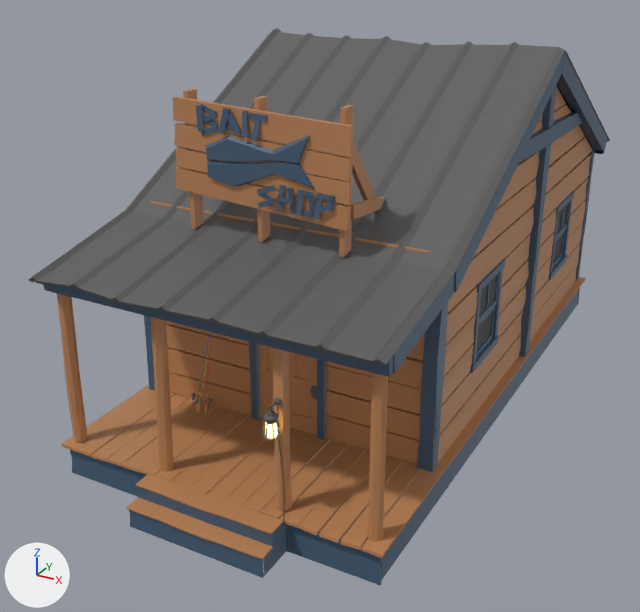
The FBX model Assets/LakeToken/3D Models/Environment Assets/Buildings & Structures/shop_baitshop-1.fbx, before and after one commit.
Rendered twice from a 50 mm lens placed at (9.54, -17.07, 8.63), pointed at (1.45, -2.37, 1.28). Lighting does not change. The marker at lower left points along +X, +Y and +Z. Where no turn or scale is listed for an object, it has been applied to the vertices.

Script lines for the objects in view, before the commit:
```python
ob_foundation = bpy.data.objects.new('foundation', me_cube_021)
ob_foundation.location = (-0.08, 0.0, 0.0)
ob_roof = bpy.data.objects.new('roof', me_cube_003)
ob_roof.location = (4.3, 0.0, 0.0)
ob_sign = bpy.data.objects.new('sign', me_cube_025)
ob_sign.location = (1.74, 0.88, 1.71)
ob_steps = bpy.data.objects.new('steps', me_cube_024)
ob_steps.location = (-0.08, 0.0, 0.0)
ob_trim = bpy.data.objects.new('trim', me_cube_036)
ob_trim.location = (-5.07, 2.52, 1.96)
ob_window_2 = bpy.data.objects.new('window_2', me_cube_040)
ob_window_2.location = (5.04, 2.5, 2.08)
ob_window_2.rotation_euler = (0.0, -3.142, 0.0)  # degrees (0, -180, 0)
ob_window_2.scale = (-5.0, -5.0, -3.0)
ob_window_3 = bpy.data.objects.new('window_3', me_cube_031)
ob_window_3.location = (0.03, 0.0, 0.0)
# also in view: 'floor boards' at (2.08, -1.17, -0.02); 'porch_columns' at (2.06, -7.08, 1.65); 'walls' at (2.1, 0.0, 3.03); 'lantern' at (3.42, -7.37, 0.68); 'door' at (2.23, -4.94, 1.1)
```
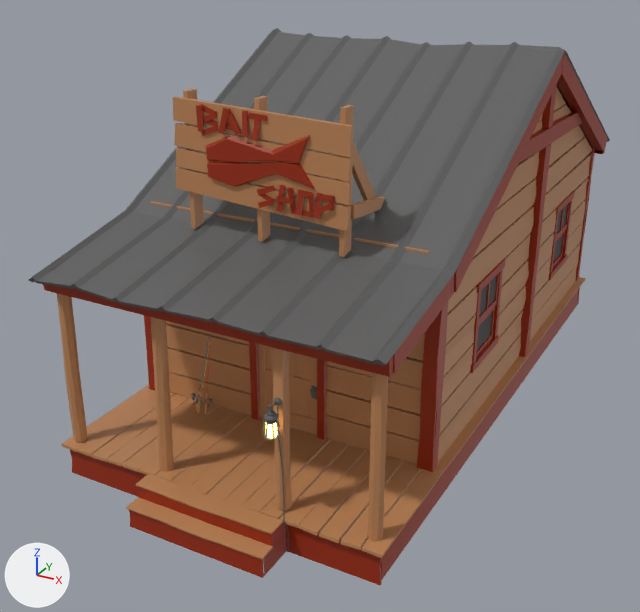
What differs and where, as boxes (x1, y1, x2, y2) in the pictures (640 x 612 px):
'sign', recoloured
    both: (193, 101, 338, 222)
'trim', recoloured (blue to brown)
    both: (43, 52, 607, 472)
'steps', recoloured
    both: (126, 475, 286, 578)
'foundation', recoloured
    both: (70, 287, 580, 585)
'window_3', recoloured (blue to brown)
    both: (476, 273, 499, 357)
'window_2', recoloured
    both: (553, 202, 570, 267)

What the commit changed:
Material 'shop_baitshop_secondary' (mat_shop_baitshop_secondary) changes colour from dark blue #445e77 to brown #9a2900; in linear values from (0.0584, 0.112, 0.183) to (0.324, 0.0219, 0.0).
